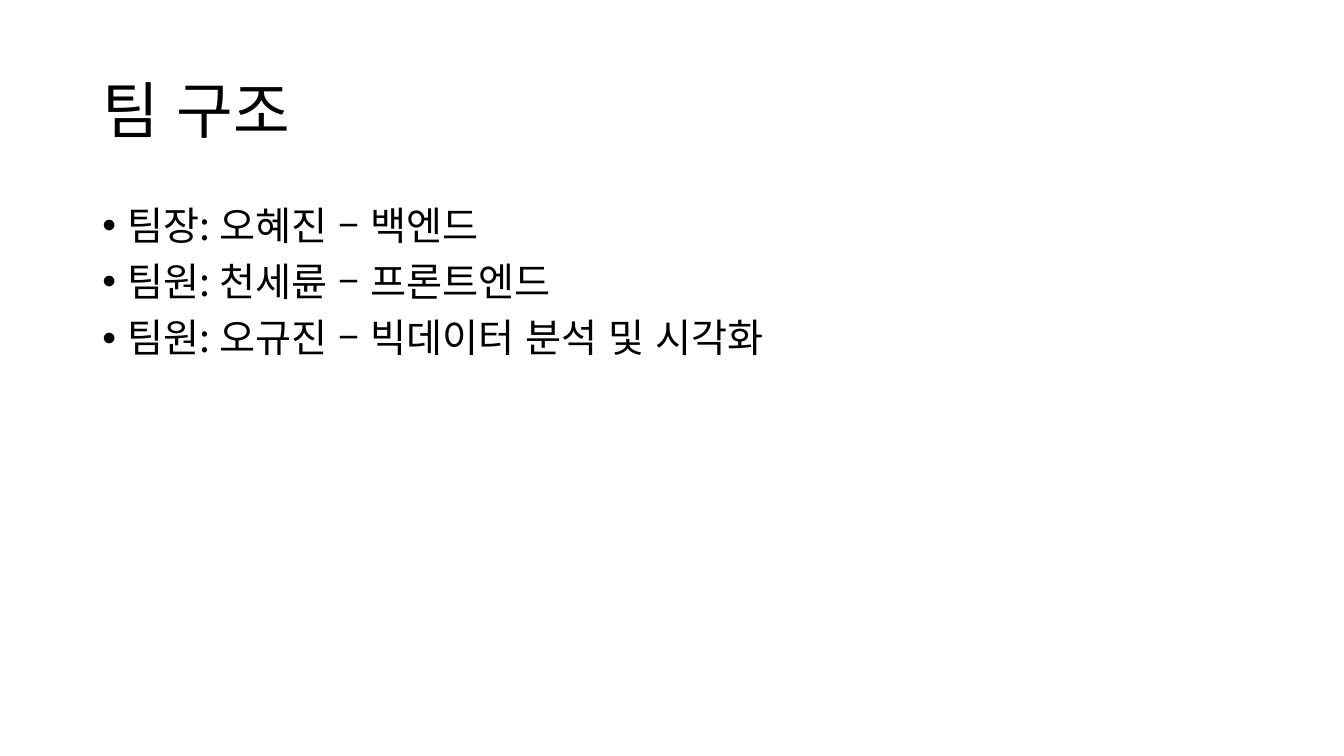
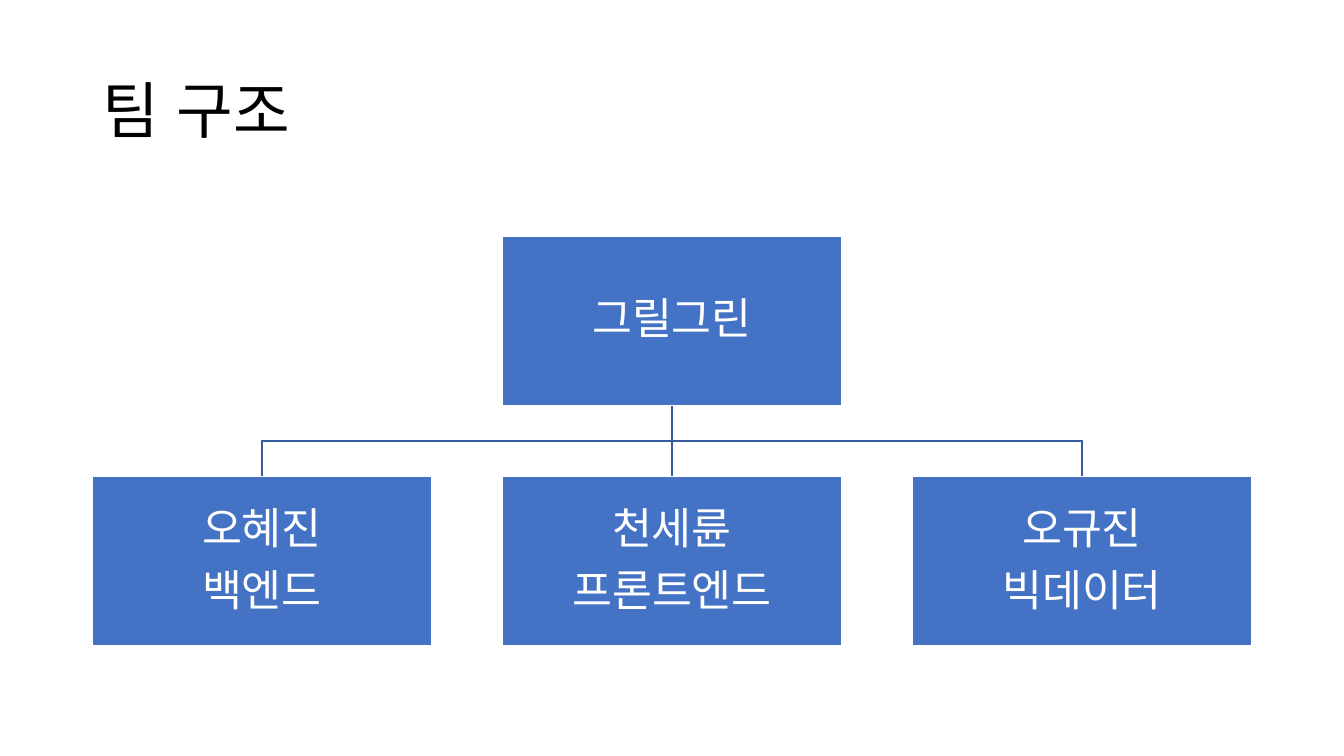
Before and after one commit to DrawGreen2021/Presentation, a slide deck: slide 2 of 팀 그릴그린 중간발표.pptx. Drawn at 1344x756 pixels with LibreOffice and Linux fonts; fonts in the diff are those of the drawing. Boxes give left, top, right and bottom in pixels: in the first picture for what was removed or moved away, otherwise in the second. Text is boxed around its words. In the diff, an @@ line names an element or a change of style, - is before the commit and + after.

```diff
--- a/팀 그릴그린 중간발표.pptx
+++ b/팀 그릴그린 중간발표.pptx
@@ text removed at (128,207,763,355) @@
-• 팀장: 오혜진 – 백엔드
-• 팀원: 천세륜 – 프론트엔드
-• 팀원: 오규진 – 빅데이터 분석 및 시각화
@@ group added at (93,236,1251,646): 4 rectangles, 4 texts, 3 freeform shapes @@
+그릴그린
+오혜진
+백엔드
+천세륜
+프론트엔드
+오규진
+빅데이터
```
Also in this commit, not shown: 9 other slides changed, 6 slides added, 3 slides removed, 7 other files.
